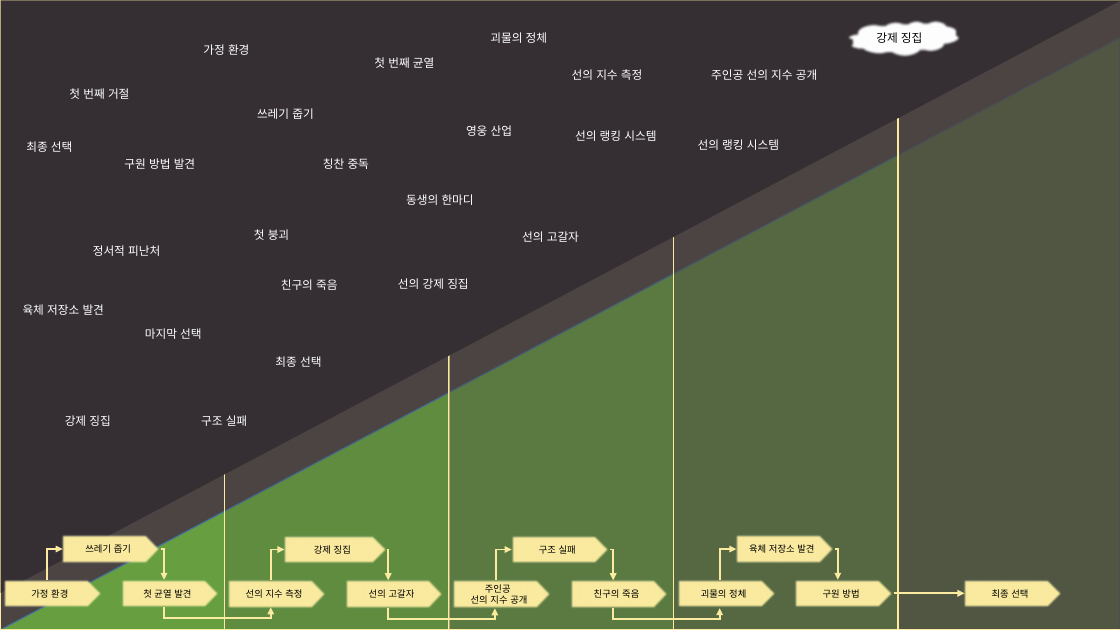
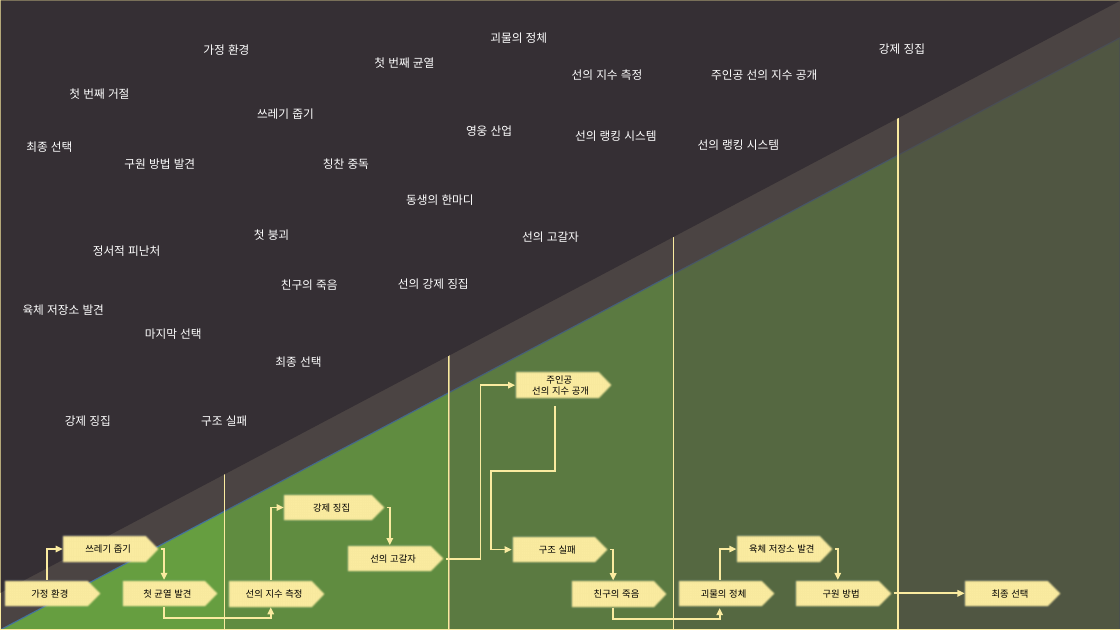
Before and after one commit to ysooj/Gihoek_3, a slide deck: slide 1 of [실습](3.27) 상황의 기차칸.pptx (slide 3 before the commit). Drawn at 1120x630 pixels with LibreOffice and Linux fonts; fonts in the diff are those of the drawing. Boxes give left, top, right and bottom in pixels: in the first picture for what was removed or moved away, otherwise in the second. Text is boxed around its words. In the diff, an @@ line names an element or a change of style, - is before the commit and + after.

```diff
--- a/[실습](3.27) 상황의 기차칸.pptx
+++ b/[실습](3.27) 상황의 기차칸.pptx
@@ text "강제 징집" moved from (x1=846, y1=20, x2=962, y2=58) to (x1=879, y1=43, x2=925, y2=54) @@
@@ text "강제 징집" at (x1=879, y1=43, x2=925, y2=54): text colour #000000 to #FFFFFF; fill #FFFFFF to none @@
@@ elbow arrow moved from (388, 608) - (495, 608) to (446, 559) - (515, 386) @@
@@ pentagon arrow "주인공" moved from (x1=454, y1=581, x2=552, y2=607) to (x1=515, y1=371, x2=613, y2=398) @@
@@ elbow arrow moved from (496, 581) - (512, 549) to (555, 407) - (512, 549) @@
@@ elbow arrow moved from (271, 581) - (284, 549) to (271, 581) - (284, 507) @@
@@ pentagon arrow "강제 징집" moved from (x1=284, y1=536, x2=387, y2=563) to (x1=284, y1=494, x2=387, y2=521) @@
@@ elbow arrow moved from (387, 549) - (388, 581) to (386, 507) - (390, 545) @@
@@ pentagon arrow "선의 고갈자" moved from (x1=346, y1=581, x2=444, y2=607) to (x1=348, y1=545, x2=446, y2=572) @@
```
Also in this commit, not shown: 2 slides removed, 1 other file.
